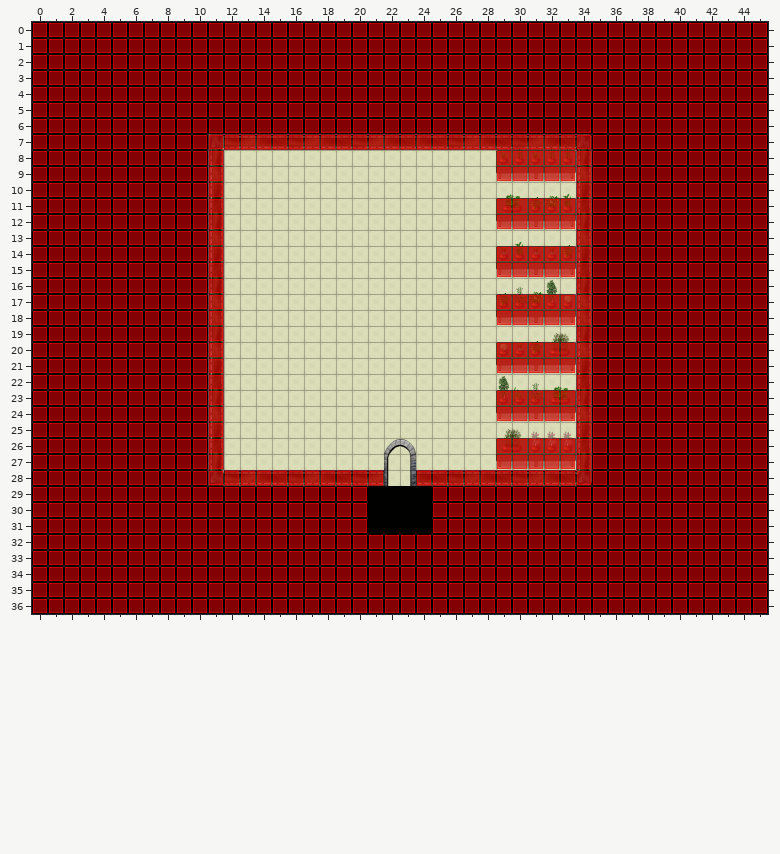
A Tiled map gets an edit: data/maps/elektro_1-7.tmx. Above: the version before the commit.
Cells are 32x32 px. Shown: x 0..45, y 0..36.
And afterwards:
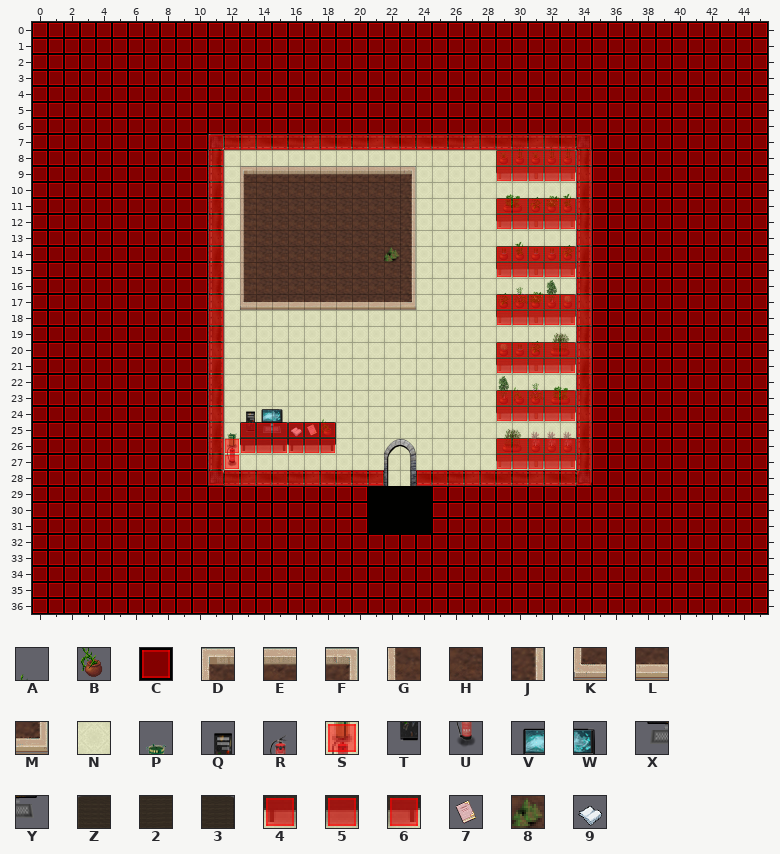
Key: from "cicekler": A 5, B 21; from "collision": C 1; from "kaldirimlar": D 3, E 4, F 5, G 10, H 11, J 12, K 17, L 18, M 19; from "kaplama": N 10; from "malzeme": P 5, Q 6, R 7, S 15, T 16, U 17, V 47, W 48, X 66, Y 67, Z 70, 2 71, 3 72, 4 80, 5 81, 6 82; from "malzeme2": 7 11, 8 12, 9 13.
_ is an empty cell.
See-through tiles are keyed as they look on the map.
What changed:
Layer "Ground":
y 9: x 13..23 NNNNNNNNNNN -> DEEEEEEEEEF
y 10..16: x 13..23 NNNNNNNNNNN -> GHHHHHHHHHJ
y 17: x 13..23 NNNNNNNNNNN -> KLLLLLLLLLM
Layer "Fringe":
y 14: x 22 _ -> 8
y 25: x 13..18 ______ -> Z23Z23
y 26: x 12..18 _______ -> S456456
y 27: x 12 _ -> U
Layer "Top":
y 24: x 13..15 ___ -> QVW; x 18 _ -> A
y 25: x 12..18 _______ -> PTXY97B
y 26: x 12 _ -> R
Layer "Collision":
y 25: x 13..18 ______ -> CCCCCC
y 26: x 12..18 _______ -> CCCCCCC
y 27: x 12 _ -> C
Changed places in both pictures, as pixel boxes (x1, y1, x2, y2):
changed: (240, 166, 416, 310)
added: (224, 409, 336, 469)
